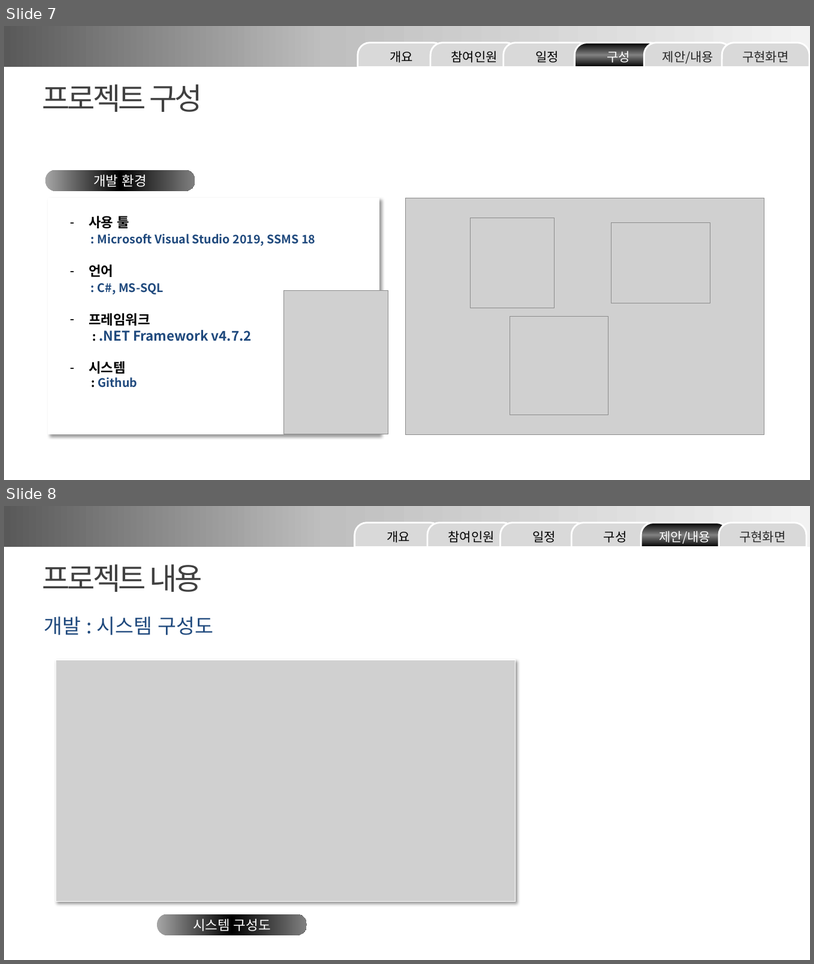
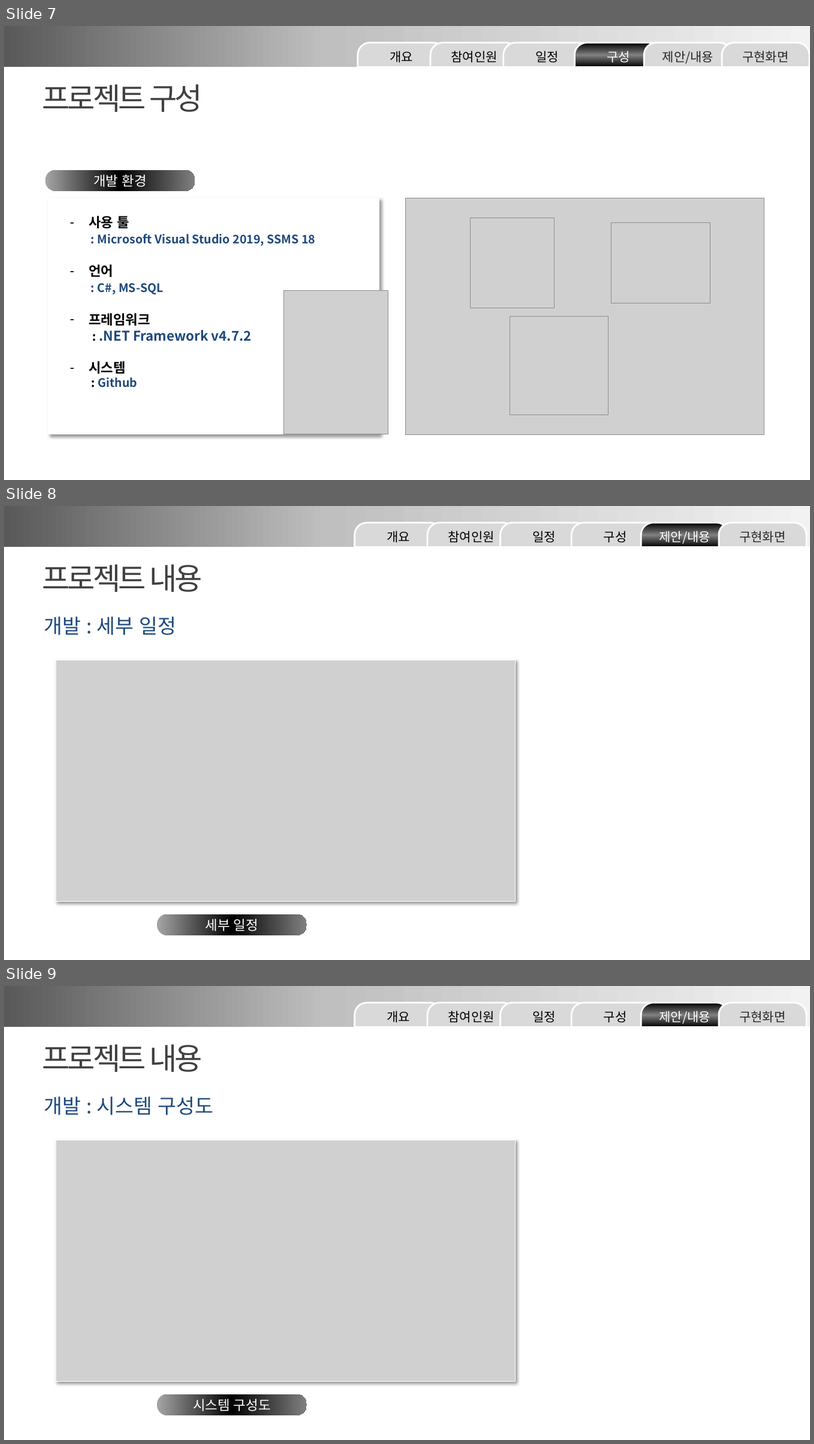
Before and after one commit to minmaxheap/FinalProject, a slide deck: 산출물/Team3 화면 설계 발표 ppt.pptx. Shown one above the other, each under a label of ours: slides 7 and 8 before the commit, slides 7, 8 and 9 after it. The pictures are 814x964 and 814x1444 pixels, drawn with LibreOffice and Linux fonts; fonts in the diff are those of the drawing; grey boxes stand for pictures. Boxes give left, top, right and bottom in pixels: in the first picture for what was removed or moved away, otherwise in the second. Text is boxed around its words. In the diff, an @@ line names an element or a change of style, - is before the commit and + after.

Commit message:
PPT 변경

```diff
--- a/산출물/Team3 화면 설계 발표 ppt.pptx
+++ b/산출물/Team3 화면 설계 발표 ppt.pptx
@@ slide 8 added at box(4, 506, 810, 960), background #FFFFFF @@
@@ rectangle added at box(4, 506, 810, 547), fill gradient #595959 to #BFBFBF to #F2F2F2 @@
@@ group added at box(355, 522, 807, 547): 6 round same rects @@
+개요
+참여인원
+일정
+구성
+제안/내용
+구현화면
@@ text added at box(42, 564, 203, 592), 36 pt, text #404040 @@
+프로젝트 내용
@@ text added at box(44, 616, 176, 635), 24 pt, text #1F497D @@
+개발 : 세부 일정
@@ picture added at box(56, 660, 516, 901) @@
@@ rounded rectangle added at box(157, 914, 307, 935), fill gradient #A6A6A6 to #000000 to #808080, 16 pt, text #FFFFFF @@
+세부 일정
@@ what was slide 8 is now slide 9 @@
```
